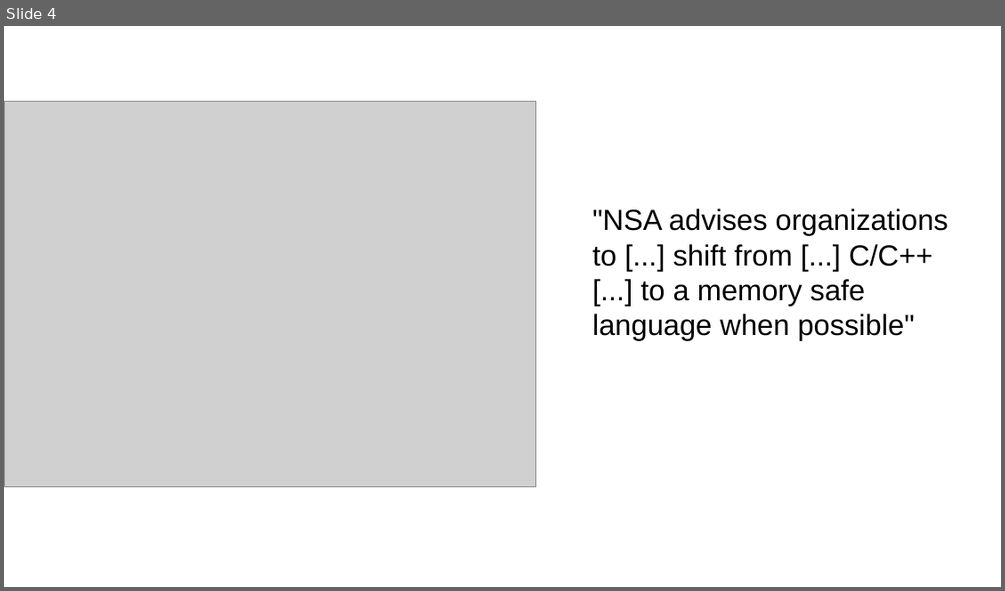
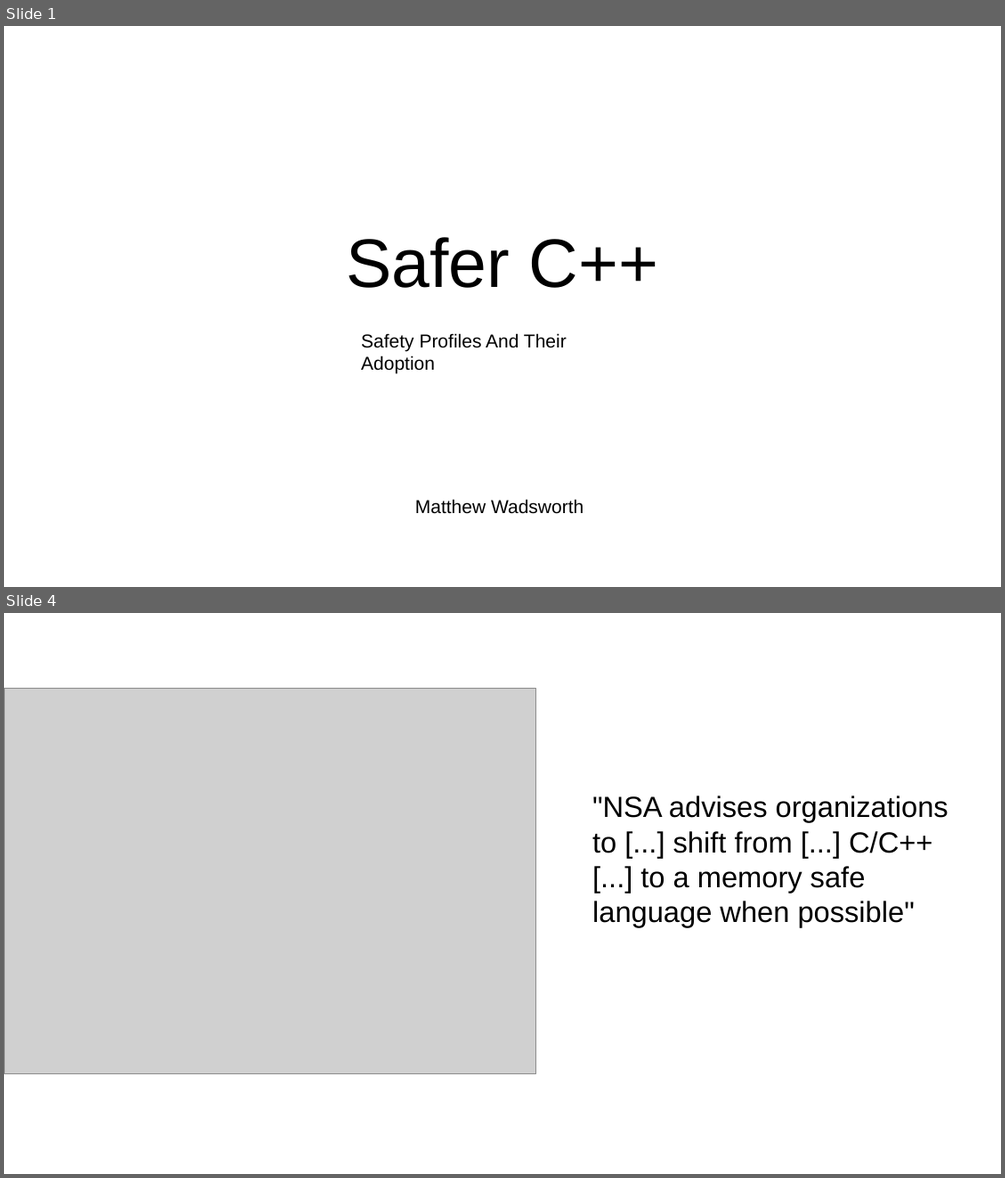
Before and after one commit to LongArmMcGee/cpp-safety, a slide deck: images/safe_cpp_graphics.pptx. Shown one above the other, each under a label of ours: slide 4 before the commit, slides 1 and 4 after it; the slides between them are not shown. The pictures are 1005x591 and 1005x1178 pixels, drawn with LibreOffice and Linux fonts; fonts in the diff are those of the drawing; grey boxes stand for pictures. Boxes give left, top, right and bottom in pixels: in the first picture for what was removed or moved away, otherwise in the second. Text is boxed around its words. In the diff, an @@ line names an element or a change of style, - is before the commit and + after.

```diff
--- a/images/safe_cpp_graphics.pptx
+++ b/images/safe_cpp_graphics.pptx
@@ slide 1 added at [4,26,1001,587], background #FFFFFF @@
@@ title added at [346,237,658,288], 66 pt, text #000000 @@
+Safer C++
@@ text added at [361,333,566,373], 18 pt, text #000000 @@
+Safety Profiles And Their Adoption
@@ text added at [415,499,583,514], 18 pt, text #000000 @@
+Matthew Wadsworth
```
Also in this commit, not shown: 12 slides changed, 2 other slides added, 1 slide removed, 1 other file.
